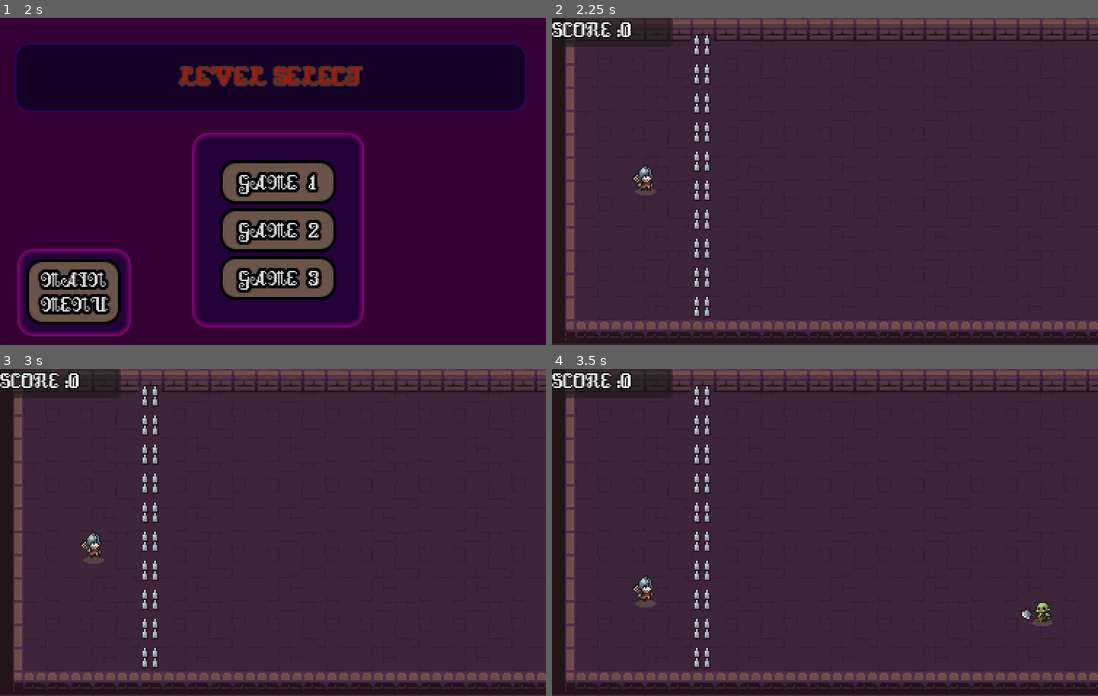
Above: before the commit, frames 1-4 (two rows, left to right).
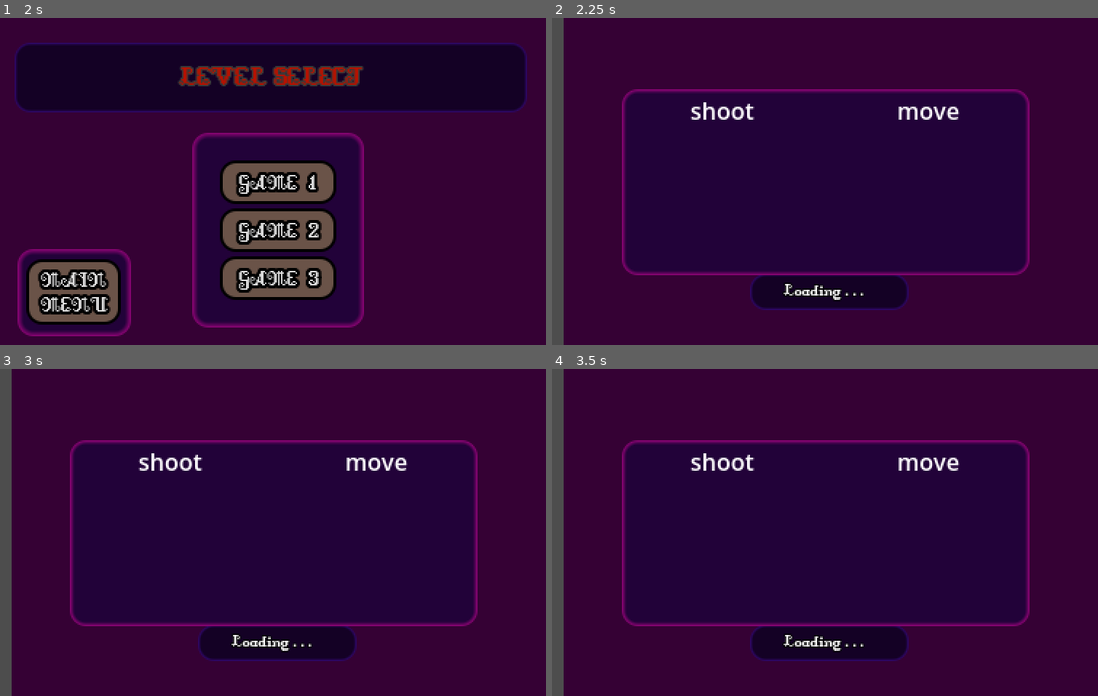
Above: after the commit, the same moments.

Repository: MoeOverload/cs50-project
Game: Godot game, scene res://ui scenes/main_node.tscn
Same seed, same stepped clock (60 frames per second), same inputs: the game is played once before the commit and once after it.
Inputs:
- Up to frame 1 (2 s): tap Enter (enter) at 0.5, 0.6 s; hold Up (up) 0.53-1.25 s; click "PLAY" at 1.25 s
- Up to frame 2 (2.25 s): click "GAME 1" at 2 s
- Up to frame 3 (3 s): hold S (down) from 2.78 s (still down); tap Enter (enter) at 2.85 s
- Up to frame 4 (3.5 s): keep holding S (down)

Frame 1 is identical in both runs. In frame 2, 100% of the frame differs, in the area x 0-100%, y 0-100%; in frame 3, 100%; in frame 4, 100%.

Commit message:
stuff

Diff:
--- a/attack-of-the-orcs/Assets/animated walls/barrier.gd
+++ b/attack-of-the-orcs/Assets/animated walls/barrier.gd
@@ -7,11 +7,8 @@
 var damage_time = 2.0
 var time_to_damage = 0.0
 
-func _on_enemy_detection_area_entered(area:Area2D):
-	#detect enemy
-	if area.is_in_group("enemy"):
-		enemy = area
-		is_attacking = true
+
+
 
 
 func _process(delta):
@@ -30,3 +27,10 @@
 	if barrier_health == 0:
 		$AnimatedSprite2D.play("halfHealth")
 		self.queue_free()
+
+
+
+func _on_enemy_detection_area_entered(area:Area2D):
+	if area.is_in_group("enemy"):
+		enemy = area
+		is_attacking = true
--- a/attack-of-the-orcs/Assets/animated walls/barrier.tscn
+++ b/attack-of-the-orcs/Assets/animated walls/barrier.tscn
@@ -61,6 +61,7 @@
 size = Vector2(33, 20)
 
 [node name="barrier" type="Node2D"]
+z_index = 2
 script = ExtResource("1_qlq7h")
 
 [node name="AnimatedSprite2D" type="AnimatedSprite2D" parent="."]
@@ -74,7 +75,7 @@
 shape = SubResource("RectangleShape2D_2vu2w")
 
 [node name="enemyDetection" type="Area2D" parent="." groups=["barrierDetect"]]
-z_index = 2
+z_index = 5
 
 [node name="CollisionShape2D" type="CollisionShape2D" parent="enemyDetection"]
 z_index = 2
@@ -82,3 +83,4 @@
 shape = SubResource("RectangleShape2D_vysb8")
 
 [connection signal="area_entered" from="enemyDetection" to="." method="_on_enemy_detection_area_entered"]
+[connection signal="body_entered" from="enemyDetection" to="." method="_on_enemy_detection_body_entered"]
--- a/attack-of-the-orcs/characters/enemy/enemy.gd
+++ b/attack-of-the-orcs/characters/enemy/enemy.gd
@@ -9,38 +9,38 @@
 @onready var gameOne = $"."
 
 func _process(delta):
-    if stop_walk == true:
-        speed = 0
-        $AnimatedSprite2D.play("attack")
-        position.x -= speed * delta
-    else:
-        #move the enemy to the left and play walk anim
-        $AnimatedSprite2D.play("walk")
-        position.x -= speed * delta
+	if stop_walk == true:
+		speed = 0
+		$AnimatedSprite2D.play("attack")
+		position.x -= speed * delta
+	else:
+		#move the enemy to the left and play walk anim
+		$AnimatedSprite2D.play("walk")
+		position.x -= speed * delta
 
 func _on_area_entered(area):
-    if area.is_in_group("barrierDetect"):
-        $AnimatedSprite2D.play("attack")
-        stop_walk = true
+	if area.is_in_group("barrierDetect"):
+		$AnimatedSprite2D.play("attack")
+		stop_walk = true
 
 
 
-        #if enemytouch player handle hurt and death
-    elif area.is_in_group("Player"):
-        $AnimatedSprite2D.play("hurt")
+		#if enemytouch player handle hurt and death
+	elif area.is_in_group("Player"):
+		$AnimatedSprite2D.play("hurt")
 
-        $AnimatedSprite2D.play("death")
+		$AnimatedSprite2D.play("death")
 
-        self.queue_free()
-    #if enemy is shot handle death and hurt
-    elif area.is_in_group("arrow"):
-        if enemy_health > 0 :
-            #damage enemy health
-            enemy_health = enemy_health - 25
-            #add 10 points to the score
-            Globalscript.score += 10
-            $AnimatedSprite2D.play("hurt")
+		self.queue_free()
+	#if enemy is shot handle death and hurt
+	elif area.is_in_group("arrow"):
+		if enemy_health > 0 :
+			#damage enemy health
+			enemy_health = enemy_health - 25
+			#add 10 points to the score
+			Globalscript.score += 10
+			$AnimatedSprite2D.play("hurt")
 
-        if enemy_health == 0:
-            $AnimatedSprite2D.play("death")
-            self.queue_free()
+		if enemy_health == 0:
+			$AnimatedSprite2D.play("death")
+			self.queue_free()
--- a/attack-of-the-orcs/characters/enemy/enemy.tscn
+++ b/attack-of-the-orcs/characters/enemy/enemy.tscn
@@ -186,9 +186,9 @@
 [sub_resource type="CircleShape2D" id="CircleShape2D_ktmba"]
 
 [node name="enemy" type="Area2D" groups=["enemy"]]
-z_index = 2
+z_index = 5
 script = ExtResource("1_fkf48")
-speed = 150
+speed = 100
 
 [node name="AnimatedSprite2D" type="AnimatedSprite2D" parent="."]
 sprite_frames = SubResource("SpriteFrames_g6bsx")
--- a/attack-of-the-orcs/characters/player scene/arrow.gd
+++ b/attack-of-the-orcs/characters/player scene/arrow.gd
@@ -7,12 +7,12 @@
 @export var speed: float = 600
 
 func _process(delta):
-    #moving  the arrow
-    position.x +=  speed * delta
+	#moving  the arrow
+	position.x +=  speed * delta
 
 
 
-    #if arrow hits enemy make arrow dissapear
-func _on_area_entered(area:Area2D):
-    if area.is_in_group("enemy"):
-        self.queue_free()
+	#if arrow hits enemy make arrow dissapear
+func _on_area_entered(area):
+	if area.is_in_group("enemy"):
+		self.queue_free()
--- a/attack-of-the-orcs/characters/player scene/arrow.tscn
+++ b/attack-of-the-orcs/characters/player scene/arrow.tscn
@@ -10,6 +10,7 @@
 [node name="arrow" type="Area2D" groups=["arrow"]]
 z_index = 4
 script = ExtResource("1_egs84")
+speed = null
 
 [node name="Sprite2D" type="Sprite2D" parent="."]
 position = Vector2(0, -1)
@@ -22,3 +23,4 @@
 shape = SubResource("CapsuleShape2D_y7iaj")
 
 [connection signal="area_entered" from="." to="." method="_on_area_entered"]
+[connection signal="body_entered" from="." to="." method="_on_body_entered"]
--- a/attack-of-the-orcs/characters/player scene/character_body_2d.tscn
+++ b/attack-of-the-orcs/characters/player scene/character_body_2d.tscn
@@ -8,9 +8,6 @@
 [ext_resource type="Texture2D" uid="uid://uf8pehglr562" path="res://Assets/TINY_RPG/Tiny RPG Character Asset Pack v1.03 -Free Soldier&Orc/Characters(100x100)/Soldier/Soldier with shadows/Soldier-Attack03.png" id="4_icv0j"]
 [ext_resource type="Texture2D" uid="uid://clicv7ribvb48" path="res://Assets/TINY_RPG/Tiny RPG Character Asset Pack v1.03 -Free Soldier&Orc/Characters(100x100)/Soldier/Soldier with shadows/Soldier-Walk.png" id="6_h0v1o"]
 
-[sub_resource type="CircleShape2D" id="CircleShape2D_w8nsh"]
-radius = 7.07107
-
 [sub_resource type="AtlasTexture" id="AtlasTexture_2ysec"]
 atlas = ExtResource("1_nv3ce")
 region = Rect2(0, 0, 100, 100)
@@ -256,6 +253,47 @@
 "speed": 8.0
 }]
 
+[sub_resource type="Animation" id="Animation_wefty"]
+resource_name = "loading"
+length = 3.6
+step = 0.4
+tracks/0/type = "value"
+tracks/0/imported = false
+tracks/0/enabled = true
+tracks/0/path = NodePath(".:frame")
+tracks/0/interp = 1
+tracks/0/loop_wrap = true
+tracks/0/keys = {
+"times": PackedFloat32Array(0, 0.4, 0.8, 1.2, 1.6, 2, 2.4, 2.8, 3.2, 3.6),
+"transitions": PackedFloat32Array(1, 1, 1, 1, 1, 1, 1, 1, 1, 1),
+"update": 1,
+"values": [1, 1, 2, 3, 4, 5, 6, 6, 7, 8]
+}
+
+[sub_resource type="Animation" id="Animation_2xkul"]
+length = 0.001
+tracks/0/type = "value"
+tracks/0/imported = false
+tracks/0/enabled = true
+tracks/0/path = NodePath(".:frame")
+tracks/0/interp = 1
+tracks/0/loop_wrap = true
+tracks/0/keys = {
+"times": PackedFloat32Array(0),
+"transitions": PackedFloat32Array(1),
+"update": 1,
+"values": [1]
+}
+
+[sub_resource type="AnimationLibrary" id="AnimationLibrary_a6fsa"]
+_data = {
+"RESET": SubResource("Animation_2xkul"),
+"loading": SubResource("Animation_wefty")
+}
+
+[sub_resource type="CircleShape2D" id="CircleShape2D_w8nsh"]
+radius = 6.08276
+
 [sub_resource type="CircleShape2D" id="CircleShape2D_0iwmg"]
 radius = 9.48683
 
@@ -264,14 +302,19 @@
 script = ExtResource("1_gvj3u")
 arrow_tcsn = ExtResource("2_l0imc")
 
-[node name="CollisionShape2D" type="CollisionShape2D" parent="."]
-shape = SubResource("CircleShape2D_w8nsh")
-
 [node name="AnimatedSprite2D" type="AnimatedSprite2D" parent="."]
 sprite_frames = SubResource("SpriteFrames_psn3e")
 animation = &"shoot"
-frame = 8
-frame_progress = 1.0
+frame = 1
+
+[node name="AnimationPlayer" type="AnimationPlayer" parent="AnimatedSprite2D"]
+libraries = {
+"": SubResource("AnimationLibrary_a6fsa")
+}
+
+[node name="CollisionShape2D" type="CollisionShape2D" parent="."]
+position = Vector2(0, 1)
+shape = SubResource("CircleShape2D_w8nsh")
 
 [node name="Area2D" type="Area2D" parent="."]
 position = Vector2(-1, 0)
@@ -281,4 +324,4 @@
 shape = SubResource("CircleShape2D_0iwmg")
 
 [connection signal="animation_finished" from="AnimatedSprite2D" to="." method="_on_animated_sprite_2d_animation_finished"]
-[connection signal="area_entered" from="Area2D" to="." method="_on_area_2d_area_entered"]
+[connection signal="body_entered" from="Area2D" to="." method="_on_area_2d_body_entered"]
--- a/attack-of-the-orcs/characters/player scene/player.gd
+++ b/attack-of-the-orcs/characters/player scene/player.gd
@@ -43,8 +43,9 @@
 ########TODO##########
 #change so when the barriers break open and zombies cross a certain threshhold
 #the zombies move twards the player touching player forcefully
-func _on_area_2d_area_entered(area):
-	if area.is_in_group("enemy"):
+
+func _on_area_2d_body_entered(body:Node2D):
+	if body.is_in_group("enemy"):
 		$AnimatedSprite2D.play("hurt")
 
 		Globalscript.is_game_over = true
--- /dev/null
+++ b/attack-of-the-orcs/games/DeathMessage.gd
@@ -0,0 +1,21 @@
+extends PanelContainer
+
+
+
+
+
+func _process(_delta):
+	if Globalscript.is_game_over == true:
+		self.visible = true
+		if Input.is_action_just_pressed("enter"):
+			get_tree().change_scene_to_file("res://ui scenes/main_menu.tscn")
+			Globalscript.new_high_score = Globalscript.score
+			Globalscript.score = 0
+			Globalscript.is_game_over = false
+			self.visible = false
+		elif Input.is_action_just_pressed("tryagain"):
+			Globalscript.score = 0
+			get_tree().reload_current_scene()
+			Globalscript.is_game_over = false
+			self.visible = false
+			print("restart")
--- a/attack-of-the-orcs/games/enemy_spawner.gd
+++ b/attack-of-the-orcs/games/enemy_spawner.gd
@@ -10,9 +10,9 @@
 	self.add_child(new_enemy)
 	#declare where the enemies will spawn
 	#find height of viewport
-	var viewport_width = get_viewport_rect().size.y
+
 	#spawn at random points in set viewport params
-	var rand_y = randf_range(0, viewport_width)
+	var rand_y = randf_range(15, 205)
 
 	new_enemy.position.y = rand_y
 	new_enemy.position.x= 400
--- a/attack-of-the-orcs/games/game1.tscn
+++ b/attack-of-the-orcs/games/game1.tscn
@@ -8,6 +8,8 @@
 [ext_resource type="FontFile" uid="uid://de74dgvi227lf" path="res://Assets/DungeonFont.ttf" id="4_7pasw"]
 [ext_resource type="Script" path="res://games/scorelabel.gd" id="6_5lbu4"]
 [ext_resource type="Script" path="res://games/enemy_spawner.gd" id="6_n0tkm"]
+[ext_resource type="Script" path="res://games/DeathMessage.gd" id="7_3tlaw"]
+[ext_resource type="Script" path="res://games/game_ender.gd" id="9_nxyk7"]
 
 [sub_resource type="TileSetAtlasSource" id="TileSetAtlasSource_n4w2w"]
 texture = ExtResource("2_2x1s8")
@@ -115,64 +117,90 @@
 [sub_resource type="TileSet" id="TileSet_w13tx"]
 sources/0 = SubResource("TileSetAtlasSource_n4w2w")
 
+[sub_resource type="PhysicsMaterial" id="PhysicsMaterial_vqyvl"]
+
 [sub_resource type="TileSetAtlasSource" id="TileSetAtlasSource_lpxsd"]
 texture = ExtResource("2_2x1s8")
 0:0/0 = 0
+0:0/0/physics_layer_0/polygon_0/points = PackedVector2Array(-8, -8, 8, -8, 8, 8, -8, 8)
 1:0/0 = 0
+1:0/0/physics_layer_0/polygon_0/points = PackedVector2Array(-8, -8, 8, -8, 8, 8, -8, 8)
 2:0/0 = 0
+2:0/0/physics_layer_0/polygon_0/points = PackedVector2Array(-8, -8, 8, -8, 8, 8, -8, 8)
 3:0/0 = 0
+3:0/0/physics_layer_0/polygon_0/points = PackedVector2Array(-8, -8, 8, -8, 8, 8, -8, 8)
 4:0/0 = 0
+4:0/0/physics_layer_0/polygon_0/points = PackedVector2Array(-8, -8, 8, -8, 8, 8, -8, 8)
 5:0/0 = 0
+5:0/0/physics_layer_0/polygon_0/points = PackedVector2Array(-8, -8, 8, -8, 8, 8, -8, 8)
 6:0/0 = 0
 7:0/0 = 0
 8:0/0 = 0
 9:0/0 = 0
 0:1/0 = 0
+0:1/0/physics_layer_0/polygon_0/points = PackedVector2Array(-8, -8, 8, -8, 8, 8, -8, 8)
 1:1/0 = 0
 2:1/0 = 0
 3:1/0 = 0
 4:1/0 = 0
 5:1/0 = 0
+5:1/0/physics_layer_0/polygon_0/points = PackedVector2Array(-8, -8, 8, -8, 8, 8, -8, 8)
 6:1/0 = 0
 7:1/0 = 0
 8:1/0 = 0
 9:1/0 = 0
 0:2/0 = 0
+0:2/0/physics_layer_0/polygon_0/points = PackedVector2Array(-8, -8, 8, -8, 8, 8, -8, 8)
 1:2/0 = 0
 2:2/0 = 0
 3:2/0 = 0
 4:2/0 = 0
 5:2/0 = 0
+5:2/0/physics_layer_0/polygon_0/points = PackedVector2Array(-8, -8, 8, -8, 8, 8, -8, 8)
 6:2/0 = 0
 7:2/0 = 0
 8:2/0 = 0
 9:2/0 = 0
 0:3/0 = 0
+0:3/0/physics_layer_0/polygon_0/points = PackedVector2Array(-8, -8, 8, -8, 8, 8, -8, 8)
 1:3/0 = 0
 2:3/0 = 0
 3:3/0 = 0
 4:3/0 = 0
 5:3/0 = 0
+5:3/0/physics_layer_0/polygon_0/points = PackedVector2Array(-8, -8, 8, -8, 8, 8, -8, 8)
 6:3/0 = 0
 7:3/0 = 0
 8:3/0 = 0
 9:3/0 = 0
 0:4/0 = 0
+0:4/0/physics_layer_0/polygon_0/points = PackedVector2Array(-8, -8, 8, -8, 8, 8, -8, 8)
 1:4/0 = 0
+1:4/0/physics_layer_0/polygon_0/points = PackedVector2Array(-8, -8, 8, -8, 8, 8, -8, 8)
 2:4/0 = 0
+2:4/0/physics_layer_0/polygon_0/points = PackedVector2Array(-8, -8, 8, -8, 8, 8, -8, 8)
 3:4/0 = 0
+3:4/0/physics_layer_0/polygon_0/points = PackedVector2Array(-8, -8, 8, -8, 8, 8, -8, 8)
 4:4/0 = 0
+4:4/0/physics_layer_0/polygon_0/points = PackedVector2Array(-8, -8, 8, -8, 8, 8, -8, 8)
 5:4/0 = 0
+5:4/0/physics_layer_0/polygon_0/points = PackedVector2Array(-8, -8, 8, -8, 8, 8, -8, 8)
 6:4/0 = 0
 7:4/0 = 0
 8:4/0 = 0
 9:4/0 = 0
 0:5/0 = 0
+0:5/0/physics_layer_0/polygon_0/points = PackedVector2Array(-8, -8, 8, -8, 8, 8, -8, 8)
 1:5/0 = 0
+1:5/0/physics_layer_0/polygon_0/points = PackedVector2Array(-8, -8, 8, -8, 8, 8, -8, 8)
 2:5/0 = 0
+2:5/0/physics_layer_0/polygon_0/points = PackedVector2Array(-8, -8, 8, -8, 8, 8, -8, 8)
 3:5/0 = 0
+3:5/0/physics_layer_0/polygon_0/points = PackedVector2Array(-8, -8, 8, -8, 8, 8, -8, 8)
 4:5/0 = 0
+4:5/0/physics_layer_0/polygon_0/points = PackedVector2Array(-8, -8, 8, -8, 8, 8, -8, 8)
 5:5/0 = 0
+5:5/0/physics_layer_0/polygon_0/points = PackedVector2Array(-8, -8, 8, -8, 8, 8, -8, 8)
 6:5/0 = 0
 7:5/0 = 0
 8:5/0 = 0
@@ -219,6 +247,8 @@
 9:9/0 = 0
 
 [sub_resource type="TileSet" id="TileSet_414j7"]
+physics_layer_0/collision_layer = 1
+physics_layer_0/physics_material = SubResource("PhysicsMaterial_vqyvl")
 sources/0 = SubResource("TileSetAtlasSource_lpxsd")
 
 [sub_resource type="LabelSettings" id="LabelSettings_ln5cy"]
@@ -242,6 +272,9 @@
 outline_size = 4
 outline_color = Color(0, 0, 0, 1)
 
+[sub_resource type="WorldBoundaryShape2D" id="WorldBoundaryShape2D_uymr7"]
+distance = 16.3196
+
 [node name="game 1" type="Node2D"]
 script = ExtResource("1_5wiol")
 
@@ -294,6 +327,7 @@
 tile_set = SubResource("TileSet_w13tx")
 
 [node name="walls" type="TileMapLayer" parent="mapLayers"]
+z_index = 4
 tile_map_data = PackedByteArray("AAAAAA0AAAAAAAQAAAABAA0AAAACAAQAAAACAA0AAAACAAQAAAADAA0AAAACAAQAAAAEAA0AAAACAAQAAAAFAA …(976 unchanged characters)…
 tile_set = SubResource("TileSet_414j7")
 
@@ -327,30 +361,41 @@
 
 [node name="PanelContainer2" type="PanelContainer" parent="Control"]
 visible = false
+z_index = 8
 layout_mode = 0
-offset_left = 108.0
-offset_top = 50.0
-offset_right = 303.0
-offset_bottom = 175.0
+offset_left = 43.0
+offset_top = 37.0
+offset_right = 349.0
+offset_bottom = 193.0
+script = ExtResource("7_3tlaw")
 
 [node name="VBoxContainer" type="VBoxContainer" parent="Control/PanelContainer2"]
 layout_mode = 2
 size_flags_horizontal = 4
 size_flags_vertical = 4
-theme_override_constants/separation = 31
+theme_override_constants/separation = 7
 
 [node name="deathMsg" type="Label" parent="Control/PanelContainer2/VBoxContainer"]
 layout_mode = 2
-text = "YOU DIED
-your castle has
-fallen"
+text = "GameOver
+your castle has been over run!
+"
 label_settings = SubResource("LabelSettings_uufn7")
 horizontal_alignment = 1
 
+[node name="score2" type="Label" parent="Control/PanelContainer2/VBoxContainer"]
+layout_mode = 2
+text = " your current  SCORE  0"
+label_settings = SubResource("LabelSettings_ln5cy")
+horizontal_alignment = 1
+uppercase = true
+script = ExtResource("6_5lbu4")
+
 [node name="menuOption" type="Label" parent="Control/PanelContainer2/VBoxContainer"]
 layout_mode = 2
-text = "Press ENTER to return
-to menu"
+text = "Press ENTER to return to menu
+
+press SPACE to try again"
 label_settings = SubResource("LabelSettings_8welo")
 horizontal_alignment = 1
 
@@ -363,4 +408,17 @@
 [node name="Timer" type="Timer" parent="enemy spawner"]
 autostart = true
 
+[node name="gameEnder" type="Node" parent="."]
+script = ExtResource("9_nxyk7")
+
+[node name="Area2D" type="Area2D" parent="gameEnder"]
+
+[node name="CollisionShape2D" type="CollisionShape2D" parent="gameEnder/Area2D"]
+position = Vector2(1.86265e-07, 100)
+rotation = 1.55426
+scale = Vector2(1.04066, 1.04066)
+shape = SubResource("WorldBoundaryShape2D_uymr7")
+
+[connection signal="gui_input" from="Control/PanelContainer2/VBoxContainer/menuOption" to="Control/PanelContainer2" method="_on_menu_option_gui_input"]
 [connection signal="timeout" from="enemy spawner/Timer" to="enemy spawner" method="_on_timer_timeout"]
+[connection signal="area_entered" from="gameEnder/Area2D" to="gameEnder" method="_on_area_2d_area_entered"]
--- /dev/null
+++ b/attack-of-the-orcs/games/game_ender.gd
@@ -0,0 +1,9 @@
+extends Node
+
+var enemy = null
+
+func _on_area_2d_area_entered(area:Area2D):
+	if area.is_in_group("enemy"):
+		enemy = area
+		enemy.queue_free()
+		Globalscript.is_game_over = true
--- a/attack-of-the-orcs/globalscript.gd
+++ b/attack-of-the-orcs/globalscript.gd
@@ -1,3 +1,4 @@
 extends Node
 var score = 0
+var new_high_score = 0
 var is_game_over = false
--- a/attack-of-the-orcs/project.godot
+++ b/attack-of-the-orcs/project.godot
@@ -48,6 +48,11 @@
 "events": [Object(InputEventKey,"resource_local_to_scene":false,"resource_name":"","device":-1,"window_id":0,"alt_press …(195 unchanged characters)…
 ]
 }
+tryagain={
+"deadzone": 0.5,
+"events": [Object(InputEventKey,"resource_local_to_scene":false,"resource_name":"","device":-1,"window_id":0,"alt_pressed":false,"shift_pressed":false,"ctrl_pressed":false,"meta_pressed":false,"pressed":false,"keycode":0,"physical_keycode":32,"key_label":0,"unicode":32,"location":0,"echo":false,"script":null)
+]
+}
 
 [rendering]
 
--- a/attack-of-the-orcs/ui scenes/level_select.tscn
+++ b/attack-of-the-orcs/ui scenes/level_select.tscn
@@ -197,3 +197,4 @@
 
 [connection signal="pressed" from="HBoxContainer/PanelContainer3/backbutton" to="." method="_on_backbutton_pressed"]
 [connection signal="pressed" from="HBoxContainer/PanelContainer4/VBoxContainer/LEVEL 1" to="." method="_on_level_1_pressed"]
+[connection signal="pressed" from="HBoxContainer/PanelContainer4/VBoxContainer/LEVEL 2" to="." method="_on_level_2_pressed"]
--- /dev/null
+++ b/attack-of-the-orcs/ui scenes/loadingscreen/loading.gd
@@ -0,0 +1,11 @@
+extends Control
+
+
+
+
+func _process(_delta):
+	$Timer.start()
+
+func _on_timer_timeout():
+
+	get_tree().change_scene_to_file("res://games/game1.tscn")
--- /dev/null
+++ b/attack-of-the-orcs/ui scenes/loadingscreen/loading.tscn
@@ -0,0 +1,137 @@
+[gd_scene load_steps=9 format=3 uid="uid://bi5qosowuwlwm"]
+
+[ext_resource type="Script" path="res://ui scenes/loadingscreen/loading.gd" id="1_jf4tn"]
+[ext_resource type="FontFile" uid="uid://de74dgvi227lf" path="res://Assets/DungeonFont.ttf" id="4_wa7u0"]
+
+[sub_resource type="StyleBoxFlat" id="StyleBoxFlat_2f3q4"]
+bg_color = Color(0.207843, 0.00392157, 0.203922, 1)
+
+[sub_resource type="StyleBoxFlat" id="StyleBoxFlat_ihmgc"]
+bg_color = Color(0.0784314, 0.00392157, 0.145098, 1)
+border_width_left = 2
+border_width_top = 2
+border_width_right = 2
+border_width_bottom = 2
+border_color = Color(0.172549, 0.027451, 0.380392, 1)
+border_blend = true
+corner_radius_top_left = 10
+corner_radius_top_right = 10
+corner_radius_bottom_right = 10
+corner_radius_bottom_left = 10
+
+[sub_resource type="LabelSettings" id="LabelSettings_x1dsn"]
+font = ExtResource("4_wa7u0")
+font_size = 13
+outline_size = 3
+outline_color = Color(0, 0, 0, 1)
+
+[sub_resource type="StyleBoxFlat" id="StyleBoxFlat_1qcxp"]
+bg_color = Color(0.133333, 0.00784314, 0.223529, 1)
+border_width_left = 3
+border_width_top = 3
+border_width_right = 3
+border_width_bottom = 3
+border_color = Color(0.509804, 0.0156863, 0.435294, 1)
+border_blend = true
+corner_radius_top_left = 10
+corner_radius_top_right = 10
+corner_radius_bottom_right = 10
+corner_radius_bottom_left = 10
+
+[sub_resource type="StyleBoxFlat" id="StyleBoxFlat_2uyf2"]
+bg_color = Color(0.6, 0.6, 0.6, 0)
+
+[sub_resource type="ImageTexture" id="ImageTexture_37k2h"]
+
+[node name="loadingScreen1" type="Control"]
+layout_mode = 3
+anchors_preset = 15
+anchor_right = 1.0
+anchor_bottom = 1.0
+grow_horizontal = 2
+grow_vertical = 2
+script = ExtResource("1_jf4tn")
+
+[node name="PanelContainer" type="PanelContainer" parent="."]
+layout_mode = 1
+anchors_preset = -1
+anchor_left = 0.0213333
+anchor_right = 1.02133
+anchor_bottom = 1.0
+grow_horizontal = 2
+grow_vertical = 2
+theme_override_styles/panel = SubResource("StyleBoxFlat_2f3q4")
+metadata/_edit_use_anchors_ = true
+
+[node name="PanelContainer3" type="PanelContainer" parent="."]
+layout_mode = 1
+anchors_preset = 7
+anchor_left = 0.5
+anchor_top = 1.0
+anchor_right = 0.5
+anchor_bottom = 1.0
+offset_left = -51.5
+offset_top = -49.0
+offset_right = 57.5
+offset_bottom = -24.0
+grow_horizontal = 2
+grow_vertical = 0
+theme_override_styles/panel = SubResource("StyleBoxFlat_ihmgc")
+
+[node name="Label" type="Label" parent="PanelContainer3"]
+layout_mode = 2
+text = "Loading . . .  "
+label_settings = SubResource("LabelSettings_x1dsn")
+horizontal_alignment = 1
+
+[node name="PanelContainer4" type="PanelContainer" parent="."]
+layout_mode = 1
+anchors_preset = 8
+anchor_left = 0.5
+anchor_top = 0.5
+anchor_right = 0.5
+anchor_bottom = 0.5
+offset_left = -140.0
+offset_top = -64.0
+offset_right = 140.0
+offset_bottom = 64.0
+grow_horizontal = 2
+grow_vertical = 2
+theme_override_styles/panel = SubResource("StyleBoxFlat_1qcxp")
+
+[node name="Container" type="PanelContainer" parent="PanelContainer4"]
+layout_mode = 2
+theme_override_styles/panel = SubResource("StyleBoxFlat_2uyf2")
+
+[node name="VBoxContainer" type="VBoxContainer" parent="PanelContainer4/Container"]
+layout_mode = 2
+
+[node name="HBoxContainer" type="HBoxContainer" parent="PanelContainer4/Container/VBoxContainer"]
+layout_mode = 2
+size_flags_horizontal = 4
+size_flags_vertical = 4
+theme_override_constants/separation = 98
+
+[node name="Label" type="Label" parent="PanelContainer4/Container/VBoxContainer/HBoxContainer"]
+layout_mode = 2
+text = "shoot"
+
+[node name="Label2" type="Label" parent="PanelContainer4/Container/VBoxContainer/HBoxContainer"]
+layout_mode = 2
+text = "move"
+
+[node name="HBoxContainer2" type="HBoxContainer" parent="PanelContainer4/Container/VBoxContainer"]
+layout_mode = 2
+
+[node name="TextureRect" type="TextureRect" parent="PanelContainer4/Container/VBoxContainer/HBoxContainer2"]
+layout_mode = 2
+texture = SubResource("ImageTexture_37k2h")
+
+[node name="TextureRect2" type="TextureRect" parent="PanelContainer4/Container/VBoxContainer/HBoxContainer2"]
+layout_mode = 2
+
+[node name="Timer" type="Timer" parent="."]
+wait_time = 0.457
+one_shot = true
+
+[connection signal="timeout" from="Timer" to="." method="_on_timer_timeout"]
--- a/attack-of-the-orcs/ui scenes/scripts/level_select.gd
+++ b/attack-of-the-orcs/ui scenes/scripts/level_select.gd
@@ -3,7 +3,15 @@
 
 
 func _on_level_1_pressed():
-	get_tree().change_scene_to_file("res://games/game1.tscn")
+	get_tree().change_scene_to_file("res://ui scenes/loadingscreen/loading.tscn")
 
 func _on_backbutton_pressed():
 	get_tree().change_scene_to_file("res://ui scenes/main_menu.tscn")
+
+
+
+
+
+#TODO change to different game
+func _on_level_2_pressed():
+	print(Globalscript.new_high_score)
Not shown: 1 places in attack-of-the-orcs/characters/player scene/character_body_2d.tscn that only renumber resources
Not shown: 1 places in attack-of-the-orcs/games/game1.tscn that only renumber resources
